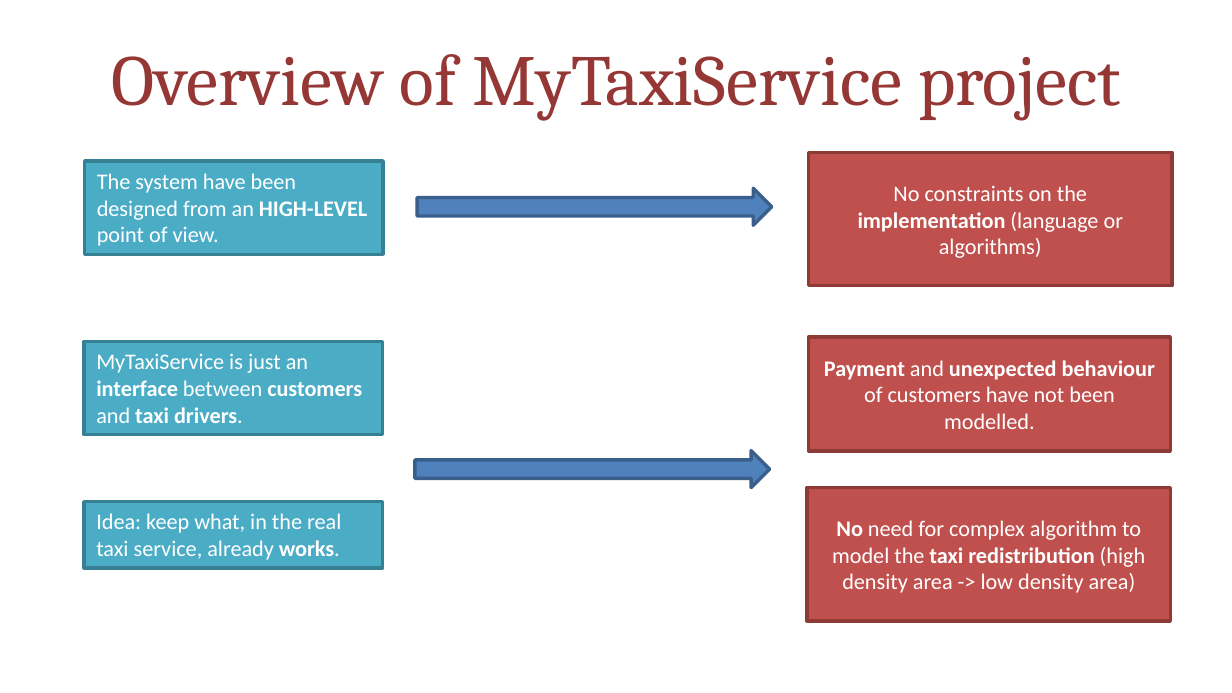
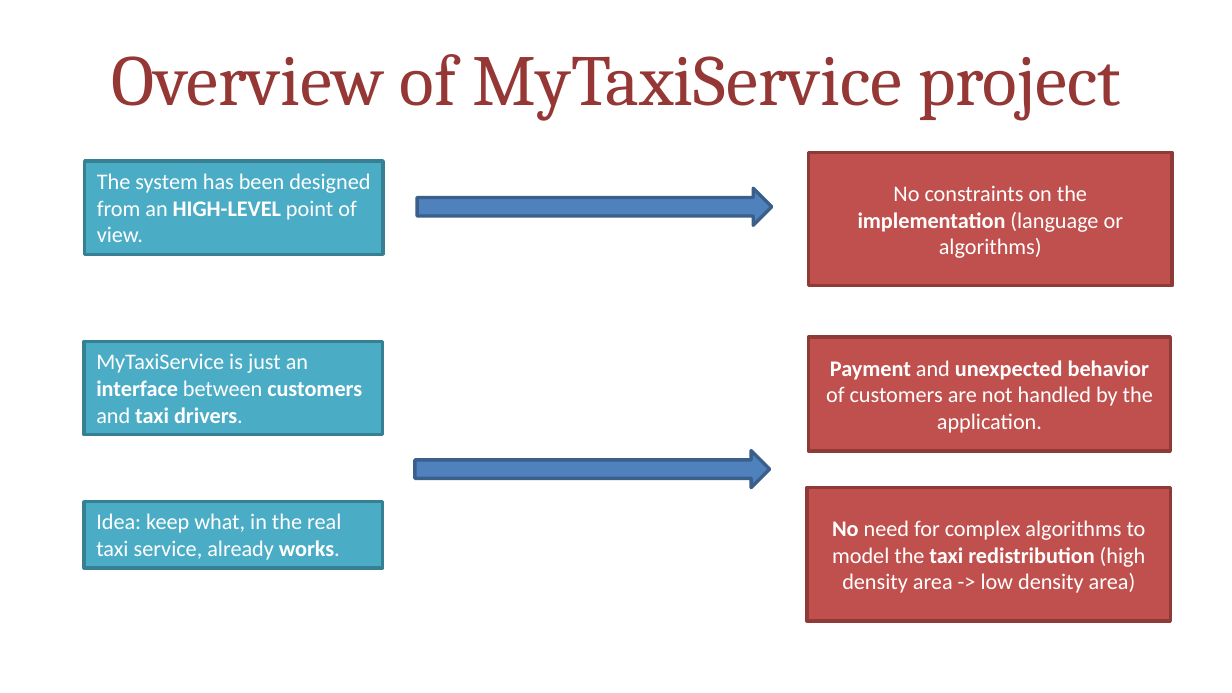
Before and after one commit to MarcoRomani/myTaxyService-SE2-PozziRomani, a slide deck: slide 2 of OtherStuff/FINAL PRESENTATION/MyTaxiService.pptx. Drawn at 1232x693 pixels with LibreOffice and Linux fonts; fonts in the diff are those of the drawing. Boxes give left, top, right and bottom in pixels: in the first picture for what was removed or moved away, otherwise in the second. Text is boxed around its words. In the diff, an @@ line names an element or a change of style, - is before the commit and + after.

Commit message:
Presentation fix

```diff
--- a/OtherStuff/FINAL PRESENTATION/MyTaxiService.pptx
+++ b/OtherStuff/FINAL PRESENTATION/MyTaxiService.pptx
@@ text in rectangle at (97, 173, 370, 242): text changed @@
-The system have been designed from an HIGH-LEVEL point of view.
+The system has been designed from an HIGH-LEVEL point of view.
@@ text in rectangle at (826, 360, 1153, 433): text changed @@
-Payment and unexpected behaviour of customers have not been modelled.
+Payment and unexpected behavior of customers are not handled by the application.
@@ text in rectangle at (832, 520, 1146, 593): text changed @@
-No need for complex algorithm to model the taxi redistribution (high density area -> low density area)
+No need for complex algorithms to model the taxi redistribution (high density area -> low density area)
```
